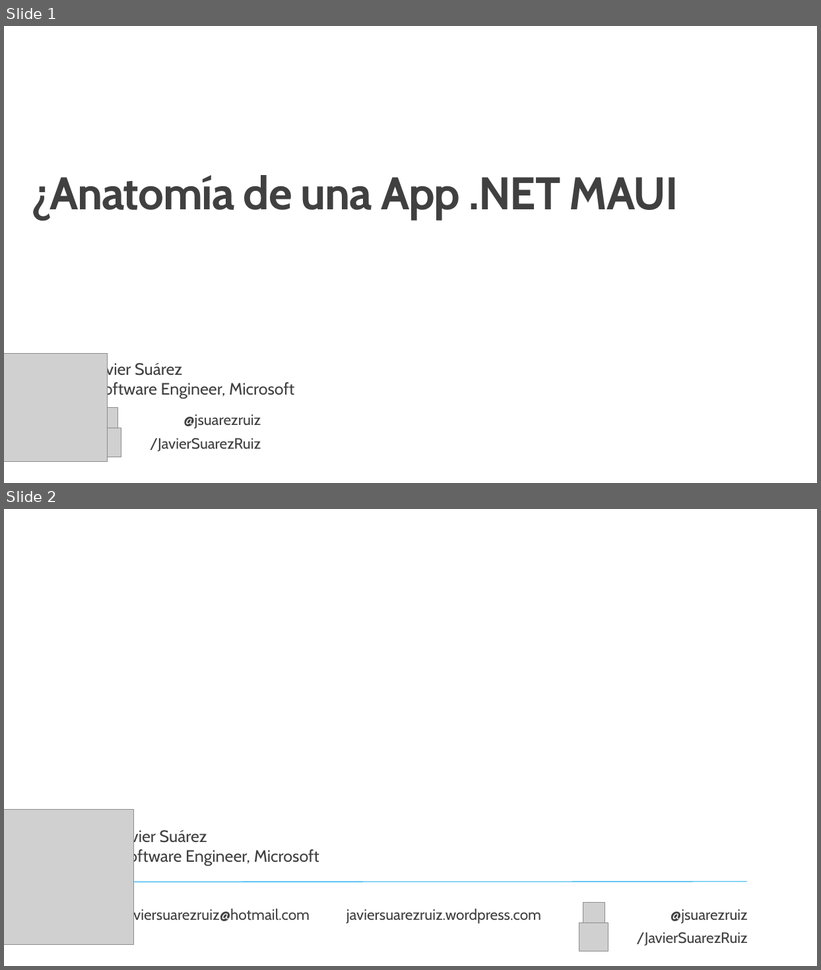
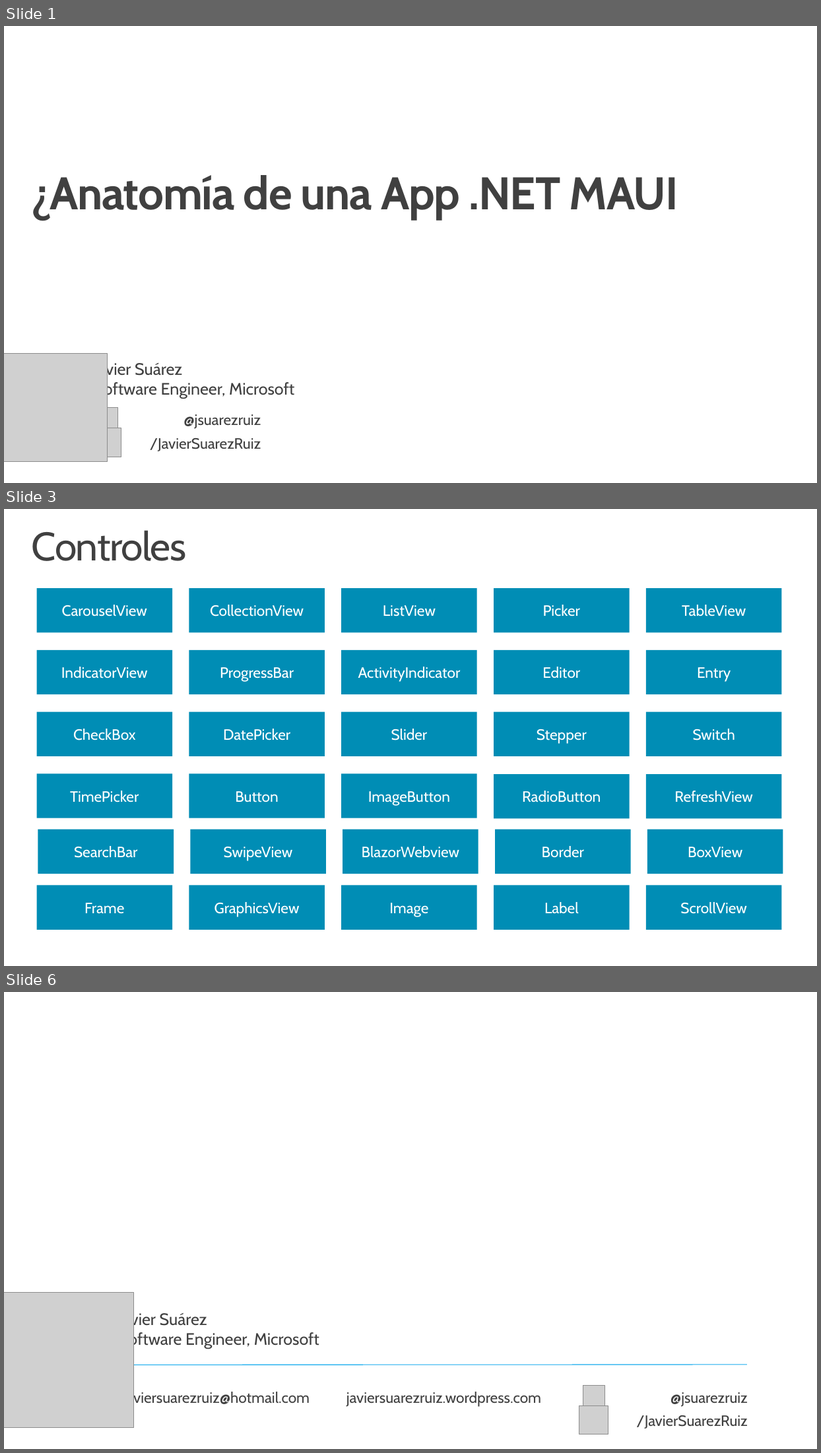
Before and after one commit to jsuarezruiz/taller-dotnet-maui, a slide deck: Bloque 1 - Introducción al desarrollo multiplataforma con .NET MAUI/Taller3 - Anatomía de una App .NET MAUI.pptx. Shown one above the other, each under a label of ours: slides 1 and 2 before the commit, slides 1, 3 and 6 after it; the slides between them are not shown. The pictures are 821x970 and 821x1453 pixels, drawn with LibreOffice and Linux fonts; fonts in the diff are those of the drawing; grey boxes stand for pictures; background and template pictures are left out. Boxes give left, top, right and bottom in pixels: in the first picture for what was removed or moved away, otherwise in the second. Text is boxed around its words. In the diff, an @@ line names an element or a change of style, - is before the commit and + after.

```diff
--- a/Bloque 1 - Introducción al desarrollo multiplataforma con .NET MAUI/Taller3 - Anatomía de una App .NET MAUI.pptx
+++ b/Bloque 1 - Introducción al desarrollo multiplataforma con .NET MAUI/Taller3 - Anatomía de una App .NET MAUI.pptx
@@ slide 3 added at box(4, 509, 817, 966), background #FFFFFF @@
@@ title added at box(32, 530, 187, 561), 47 pt, text #404040 @@
+Controles
@@ rounded rectangle added at box(37, 588, 172, 633), fill #008DB5, 17.6 pt, text #FFFFFF @@
+CarouselView
@@ rounded rectangle added at box(189, 588, 324, 633), fill #008DB5, 17.6 pt, text #FFFFFF @@
+CollectionView
@@ rounded rectangle added at box(341, 588, 477, 633), fill #008DB5, 17.6 pt, text #FFFFFF @@
+ListView
@@ rounded rectangle added at box(494, 588, 629, 633), fill #008DB5, 17.6 pt, text #FFFFFF @@
+Picker
@@ rounded rectangle added at box(646, 588, 781, 633), fill #008DB5, 17.6 pt, text #FFFFFF @@
+TableView
@@ rounded rectangle added at box(37, 650, 172, 694), fill #008DB5, 17.6 pt, text #FFFFFF @@
+IndicatorView
@@ rounded rectangle added at box(189, 650, 324, 694), fill #008DB5, 17.6 pt, text #FFFFFF @@
+ProgressBar
@@ rounded rectangle added at box(341, 650, 477, 694), fill #008DB5, 17.6 pt, text #FFFFFF @@
+ActivityIndicator
@@ rounded rectangle added at box(494, 650, 629, 694), fill #008DB5, 17.6 pt, text #FFFFFF @@
+Editor
@@ rounded rectangle added at box(646, 650, 781, 694), fill #008DB5, 17.6 pt, text #FFFFFF @@
+Entry
@@ rounded rectangle added at box(37, 712, 172, 757), fill #008DB5, 17.6 pt, text #FFFFFF @@
+CheckBox
@@ rounded rectangle added at box(189, 712, 324, 757), fill #008DB5, 17.6 pt, text #FFFFFF @@
+DatePicker
@@ rounded rectangle added at box(341, 712, 477, 757), fill #008DB5, 17.6 pt, text #FFFFFF @@
+Slider
@@ rounded rectangle added at box(494, 712, 629, 757), fill #008DB5, 17.6 pt, text #FFFFFF @@
+Stepper
@@ rounded rectangle added at box(646, 712, 781, 757), fill #008DB5, 17.6 pt, text #FFFFFF @@
+Switch
@@ rounded rectangle added at box(37, 774, 172, 819), fill #008DB5, 17.6 pt, text #FFFFFF @@
+TimePicker
@@ rounded rectangle added at box(189, 774, 324, 819), fill #008DB5, 17.6 pt, text #FFFFFF @@
+Button
@@ rounded rectangle added at box(341, 774, 477, 819), fill #008DB5, 17.6 pt, text #FFFFFF @@
+ImageButton
@@ rounded rectangle added at box(494, 774, 629, 819), fill #008DB5, 17.6 pt, text #FFFFFF @@
+RadioButton
@@ rounded rectangle added at box(646, 774, 781, 819), fill #008DB5, 17.6 pt, text #FFFFFF @@
+RefreshView
@@ rounded rectangle added at box(38, 830, 174, 875), fill #008DB5, 17.6 pt, text #FFFFFF @@
+SearchBar
@@ rounded rectangle added at box(191, 830, 326, 875), fill #008DB5, 17.6 pt, text #FFFFFF @@
+SwipeView
@@ rounded rectangle added at box(343, 830, 478, 875), fill #008DB5, 17.6 pt, text #FFFFFF @@
+BlazorWebview
@@ rounded rectangle added at box(495, 830, 630, 875), fill #008DB5, 17.6 pt, text #FFFFFF @@
+Border
@@ rounded rectangle added at box(648, 830, 783, 875), fill #008DB5, 17.6 pt, text #FFFFFF @@
+BoxView
@@ rounded rectangle added at box(37, 885, 172, 930), fill #008DB5, 17.6 pt, text #FFFFFF @@
+Frame
@@ rounded rectangle added at box(189, 885, 324, 930), fill #008DB5, 17.6 pt, text #FFFFFF @@
+GraphicsView
@@ rounded rectangle added at box(341, 885, 477, 930), fill #008DB5, 17.6 pt, text #FFFFFF @@
+Image
@@ rounded rectangle added at box(494, 885, 629, 930), fill #008DB5, 17.6 pt, text #FFFFFF @@
+Label
@@ rounded rectangle added at box(646, 885, 781, 930), fill #008DB5, 17.6 pt, text #FFFFFF @@
+ScrollView
@@ what was slide 2 is now slide 6 @@
```
Also in this commit, not shown: 3 other slides added.
